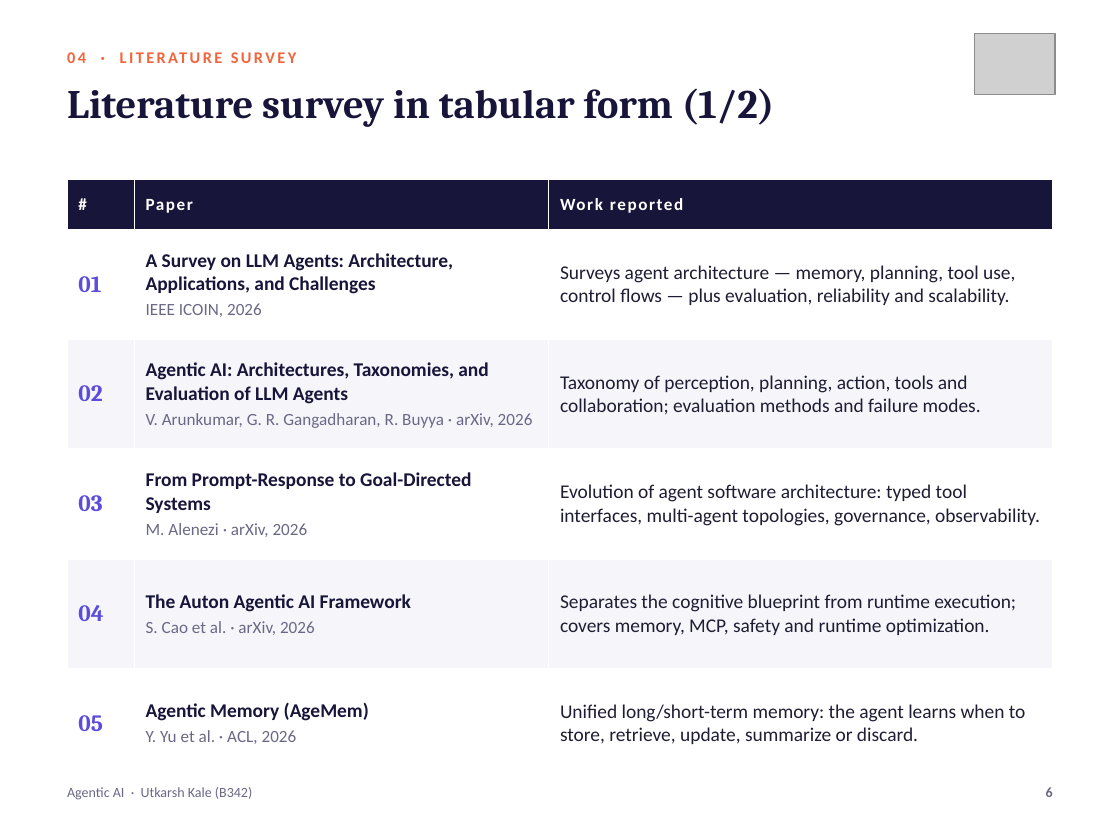
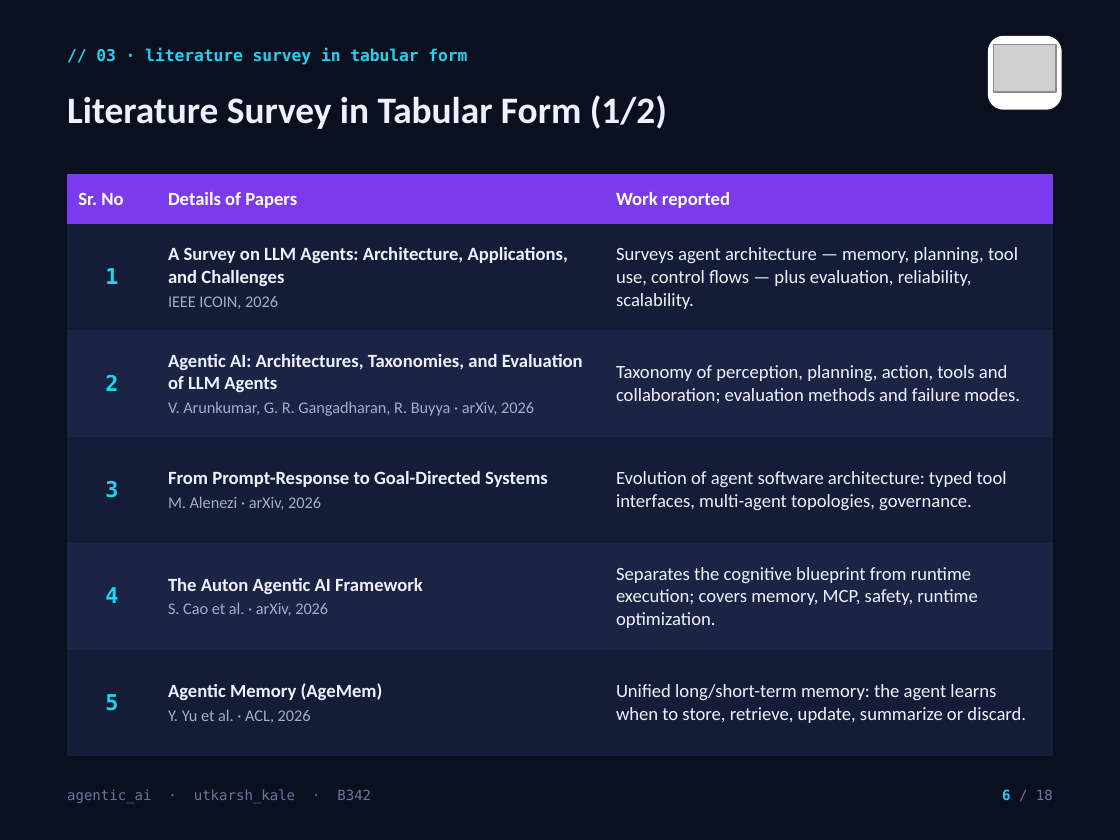
Before and after one commit to UtkarshKale/Cooga, a slide deck: slide 6 of seminar-ppt/Seminar_PPT_Agentic_AI_B342_Utkarsh_Kale.pptx. Drawn at 1120x840 pixels with LibreOffice and Linux fonts; fonts in the diff are those of the drawing; grey boxes stand for pictures; background and template pictures are left out. Boxes give left, top, right and bottom in pixels: in the first picture for what was removed or moved away, otherwise in the second. Text is boxed around its words. In the diff, an @@ line names an element or a change of style, - is before the commit and + after.

```diff
--- a/seminar-ppt/Seminar_PPT_Agentic_AI_B342_Utkarsh_Kale.pptx
+++ b/seminar-ppt/Seminar_PPT_Agentic_AI_B342_Utkarsh_Kale.pptx
@@ background #FFFFFF to picture (left out) @@
@@ text at <box>96,47,467,65</box>: text changed; size 26 to 10.5 pt; font Cambria to DejaVu Sans Mono; text colour #17153A to #22D3EE @@
-Literature survey in tabular form (1/2)
+// 03 · literature survey in tabular form
@@ rounded rectangle added at <box>988,36,1062,110</box>, fill #FFFFFF @@
@@ picture: place and size @@
-picture at <box>974,34,1055,94</box>
+picture at <box>993,45,1056,92</box>
@@ text "Literature Survey in Tabular Form ..." at <box>67,95,667,129</box>: vertical alignment top to middle @@
@@ text at <box>67,95,667,129</box>: text changed; size 10.5 to 24 pt; text colour #F2643D to #EEF2FF @@
-04 · LITERATURE SURVEY
+Literature Survey in Tabular Form (1/2)
@@ table at <box>67,174,1053,756</box> @@
-row 1, column 1: #
+row 1, column 1: Sr. No
-row 1, column 2: Paper
+row 1, column 2: Details of Papers
-row 2, column 1: 01
+row 2, column 1: 1
-row 2, column 3: Surveys agent architecture — memory, planning, tool use, control flows — plus evaluation, reliability and scalability.
+row 2, column 3: Surveys agent architecture — memory, planning, tool use, control flows — plus evaluation, reliability, scalability.
-row 3, column 1: 02
+row 3, column 1: 2
-row 4, column 1: 03
+row 4, column 1: 3
-row 4, column 3: Evolution of agent software architecture: typed tool interfaces, multi-agent topologies, governance, observability.
+row 4, column 3: Evolution of agent software architecture: typed tool interfaces, multi-agent topologies, governance.
-row 5, column 1: 04
+row 5, column 1: 4
-row 5, column 3: Separates the cognitive blueprint from runtime execution; covers memory, MCP, safety and runtime optimization.
+row 5, column 3: Separates the cognitive blueprint from runtime execution; covers memory, MCP, safety, runtime optimization.
-row 6, column 1: 05
+row 6, column 1: 5
@@ fill #17153A to #7C3AED in row 1 @@
@@ fill #FFFFFF to #151C38 in 9 cells @@
@@ fill #F5F5FA to #1B2445 in 6 cells @@
@@ size 11 to 12 pt, letter spacing 1 to 0 pt in "Work reported" @@
@@ size 12.5 to 12 pt in "A Survey on LLM Agents: Architecture, Applications, ...", "Agentic AI: Architectures, Taxonomies, and Evaluation of ...", "Taxonomy of perception, planning, action, tools and ...", "From Prompt-Response to Goal-Directed Systems" and 3 more places @@
@@ text colour #17153A to #EEF2FF in "A Survey on LLM Agents: Architecture, Applications, ...", "Agentic AI: Architectures, Taxonomies, and Evaluation of ...", "From Prompt-Response to Goal-Directed Systems", "The Auton Agentic AI Framework" and 1 more places @@
@@ size 11 to 10.5 pt, text colour #6A6886 to #A3ADC8 in "IEEE ICOIN, 2026", "V. Arunkumar, G. R. Gangadharan, R. Buyya ...", "M. Alenezi · arXiv, 2026", "S. Cao et al. · arXiv, 2026" and 1 more places @@
@@ text colour #1F1D33 to #EEF2FF in "Taxonomy of perception, planning, action, tools and ...", "Unified long/short-term memory: the agent learns when ..." @@
@@ less space between paragraphs @@
@@ borders changed @@
@@ table: place and size @@
-table at <box>67,179,1053,778</box>
+table at <box>67,174,1053,756</box>
@@ text at <box>67,789,371,803</box>: text changed; font Calibri to DejaVu Sans Mono; text colour #6A6886 to #6B7699 @@
-Agentic AI · Utkarsh Kale (B342)
+agentic_ai · utkarsh_kale · B342
@@ page number at <box>1002,789,1053,800</box>: text changed; font Calibri to DejaVu Sans Mono; text colour #6A6886 to #6B7699; bold off @@
-6
+6 / 18
```
Also in this commit, not shown: 16 other slides changed, 1 slide added, 2 slides removed, 5 other files.
